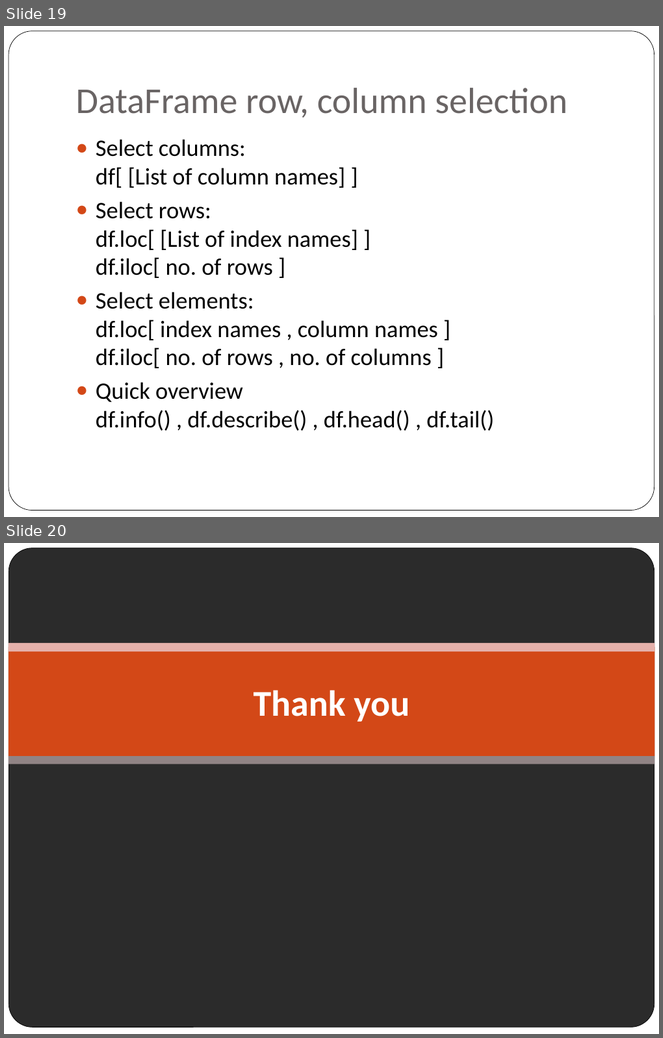
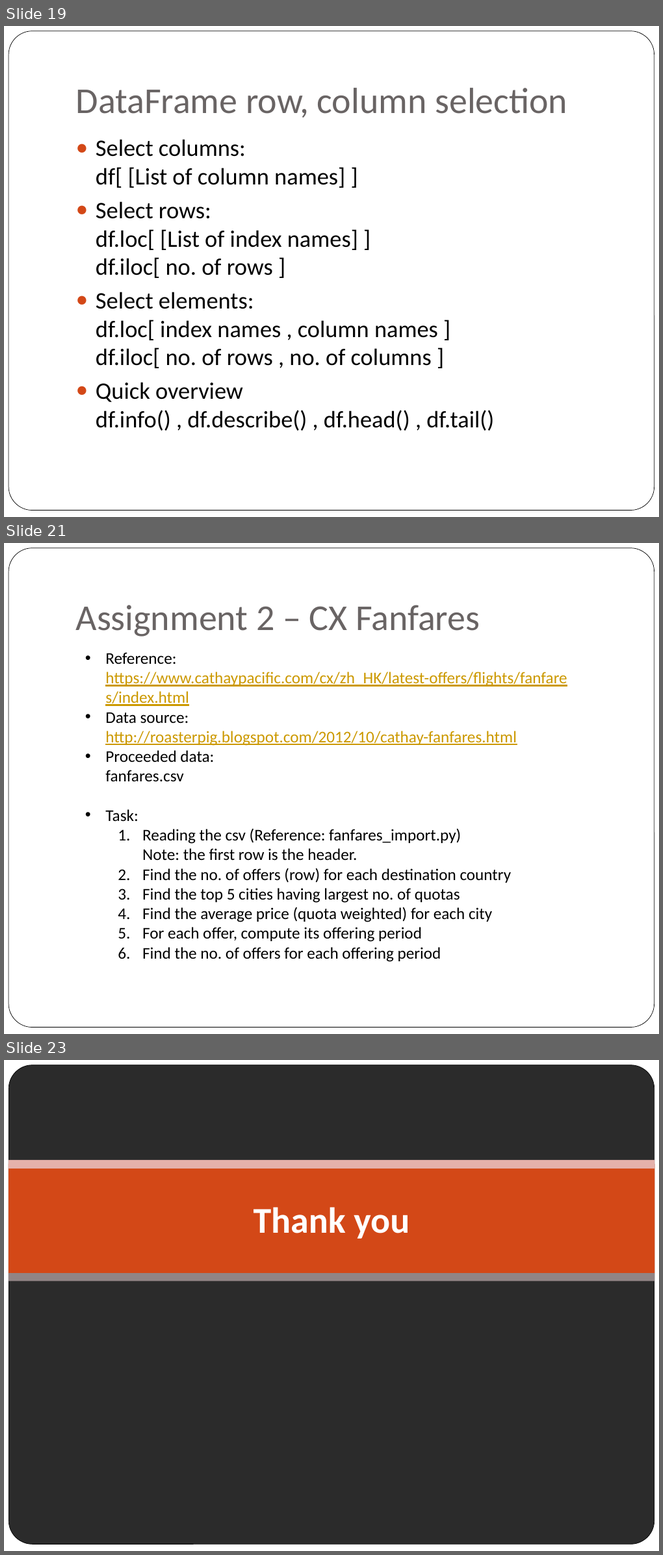
Before and after one commit to kyalan/CUHK-PyTutorial-2019, a slide deck: Week2/PyTutorial_Week2.pptx. Shown one above the other, each under a label of ours: slides 19 and 20 before the commit, slides 19, 21 and 23 after it; the slides between them are not shown. The pictures are 663x1038 and 663x1555 pixels, drawn with LibreOffice and Linux fonts; fonts in the diff are those of the drawing; background and template pictures are left out; a plain dark background stands for a picture behind light text. Boxes give left, top, right and bottom in pixels: in the first picture for what was removed or moved away, otherwise in the second. Text is boxed around its words. In the diff, an @@ line names an element or a change of style, - is before the commit and + after.

```diff
--- a/Week2/PyTutorial_Week2.pptx
+++ b/Week2/PyTutorial_Week2.pptx
@@ slide 21 added at [4, 543, 659, 1034], background #FFFFFF; not listed: 1 template element that a slide beside it also shows @@
@@ title added at [76, 605, 480, 637], 40 pt, text #696464 @@
+Assignment 2 – CX Fanfares
@@ text added at [105, 652, 567, 962], 18 pt, text #000000 @@
+• Reference:
+  https://www.cathaypacific.com/cx/zh_HK/latest-offers/flights/fanfares/index.html
+• Data source:
+  http://roasterpig.blogspot.com/2012/10/cathay-fanfares.html
+• Proceeded data:
+  fanfares.csv
+• Task:
+  1. Reading the csv (Reference: fanfares_import.py)
+     Note: the first row is the header.
+  2. Find the no. of offers (row) for each destination country
+  3. Find the top 5 cities having largest no. of quotas
+  4. Find the average price (quota weighted) for each city
+  5. For each offer, compute its offering period
+  6. Find the no. of offers for each offering period
@@ what was slide 20 is now slide 23 @@
```
Also in this commit, not shown: 2 other slides added, 3 other files.
